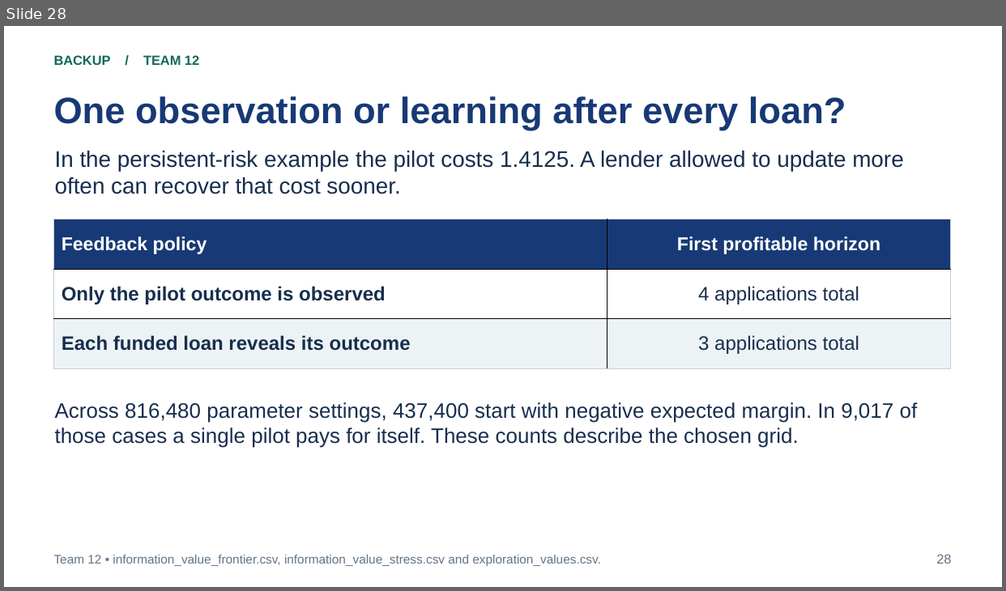
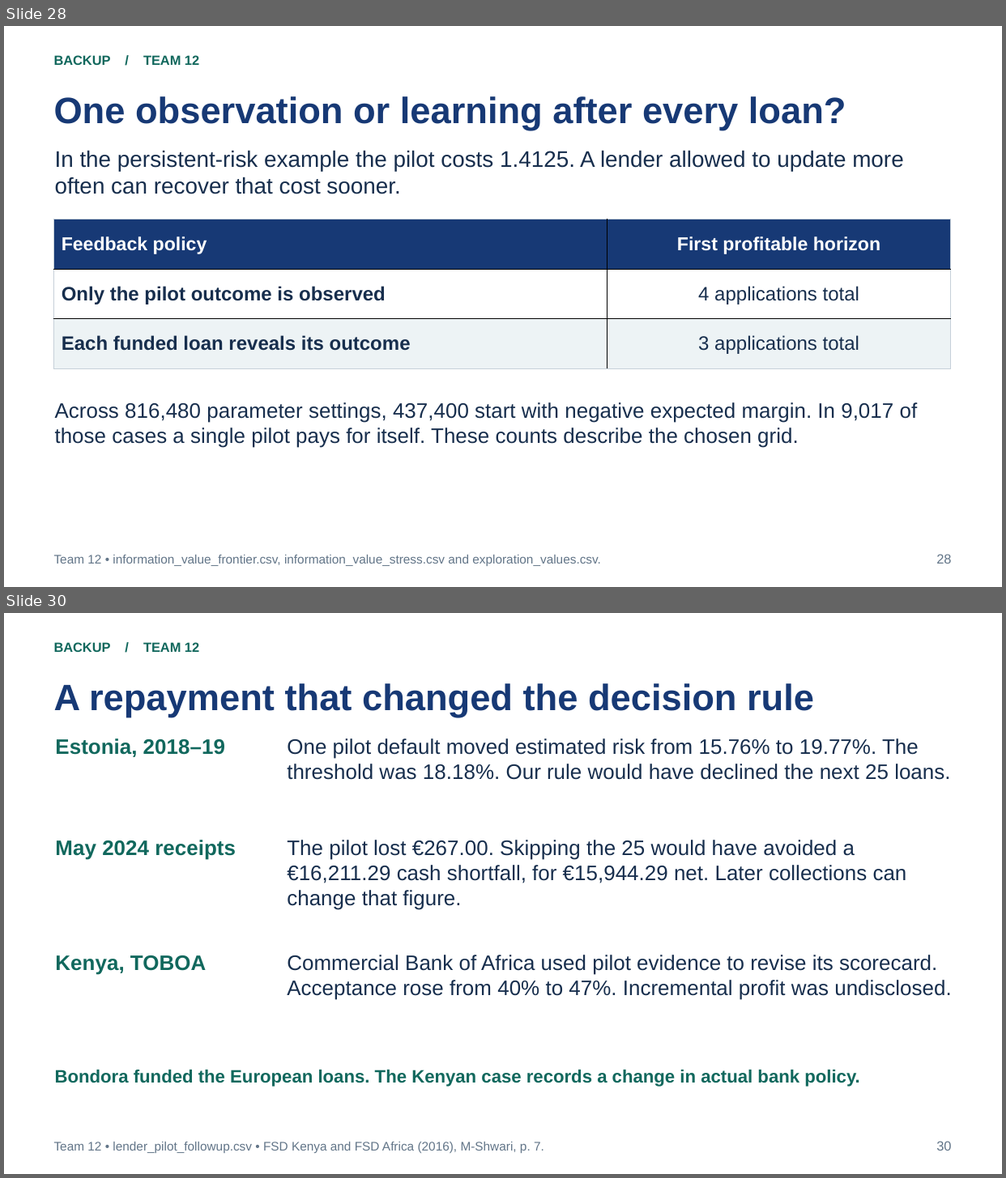
Before and after one commit to bigpurota/paper11, a slide deck: slides/paper11.pptx. Shown one above the other, each under a label of ours: slide 28 before the commit, slides 28 and 30 after it; the slides between them are not shown. The pictures are 1006x591 and 1006x1178 pixels, drawn with LibreOffice and Linux fonts; fonts in the diff are those of the drawing. Boxes give left, top, right and bottom in pixels: in the first picture for what was removed or moved away, otherwise in the second. Text is boxed around its words. In the diff, an @@ line names an element or a change of style, - is before the commit and + after.

Commit message:
Test prospective pilot choices on SBA 7(a) and two Bondora payment snapshots

```diff
--- a/slides/paper11.pptx
+++ b/slides/paper11.pptx
@@ slide 30 added at bbox=[4, 613, 1002, 1174], background #FFFFFF @@
@@ text added at bbox=[54, 642, 199, 652], 12.8 pt, text #11685D, bold @@
+BACKUP / TEAM 12
@@ text added at bbox=[54, 683, 814, 717], 35.2 pt, text #173975, bold @@
+A repayment that changed the decision rule
@@ text added at bbox=[55, 739, 225, 757], 20.2 pt, text #11685D, bold @@
+Estonia, 2018–19
@@ text added at bbox=[287, 739, 950, 780], 20.2 pt, text #172E4D @@
+One pilot default moved estimated risk from 15.76% to 19.77%. The threshold was 18.18%. Our rule would have declined the next 25 loans.
@@ text added at bbox=[55, 840, 236, 860], 20.2 pt, text #11685D, bold @@
+May 2024 receipts
@@ text added at bbox=[287, 840, 907, 910], 20.2 pt, text #172E4D @@
+The pilot lost €267.00. Skipping the 25 would have avoided a €16,211.29 cash shortfall, for €15,944.29 net. Later collections can change that figure.
@@ text added at bbox=[55, 956, 206, 975], 20.2 pt, text #11685D, bold @@
+Kenya, TOBOA
@@ text added at bbox=[287, 955, 952, 1000], 20.2 pt, text #172E4D @@
+Commercial Bank of Africa used pilot evidence to revise its scorecard. Acceptance rose from 40% to 47%. Incremental profit was undisclosed.
@@ text added at bbox=[55, 1070, 860, 1087], 17.2 pt, text #11685D, bold @@
+Bondora funded the European loans. The Kenyan case records a change in actual bank policy.
@@ text added at bbox=[54, 1142, 544, 1153], 12 pt, text #627588 @@
+Team 12 • lender_pilot_followup.csv • FSD Kenya and FSD Africa (2016), M-Shwari, p. 7.
@@ text added at bbox=[936, 1141, 951, 1151], 12.8 pt, text #627588 @@
+30
```
Also in this commit, not shown: 1 other slide added, 37 other files.
